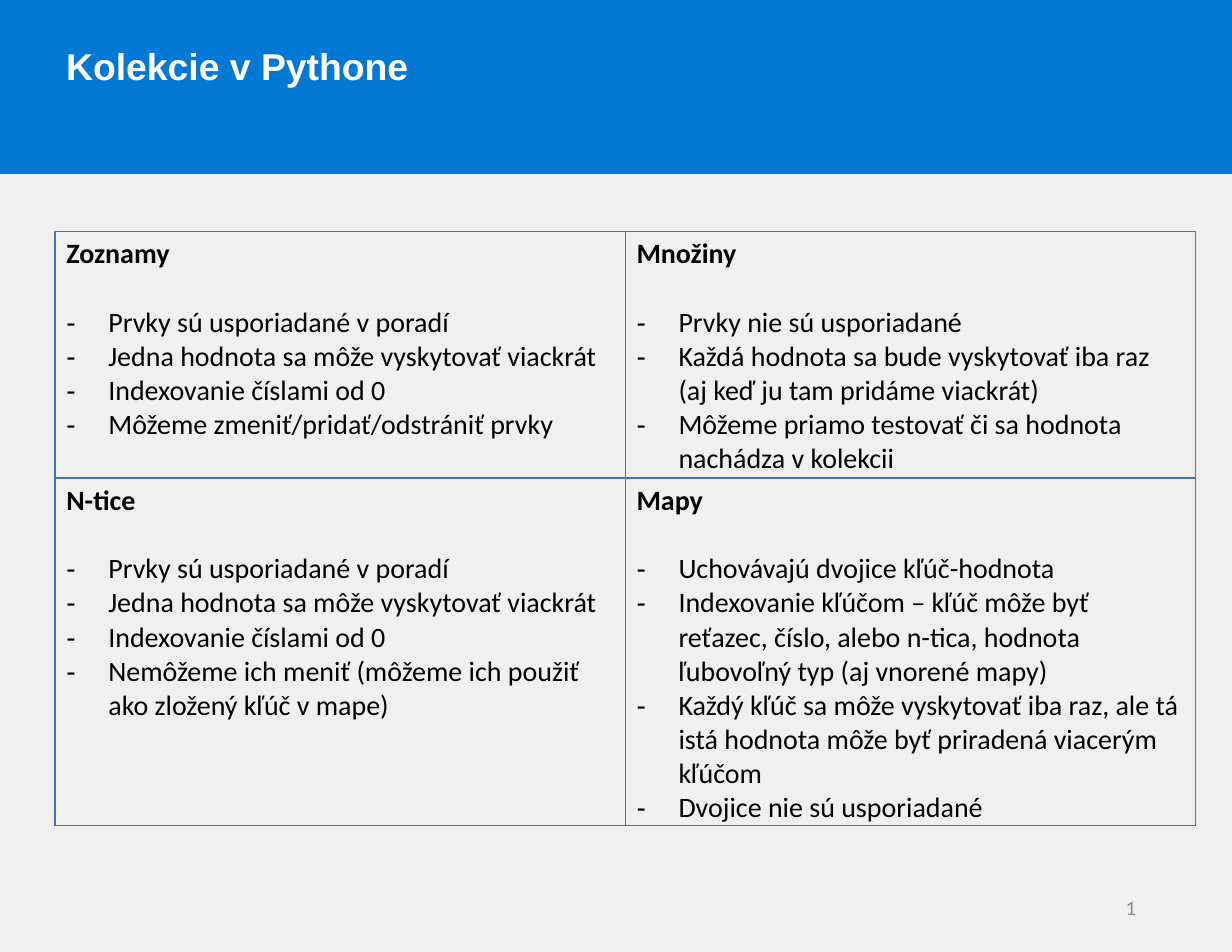
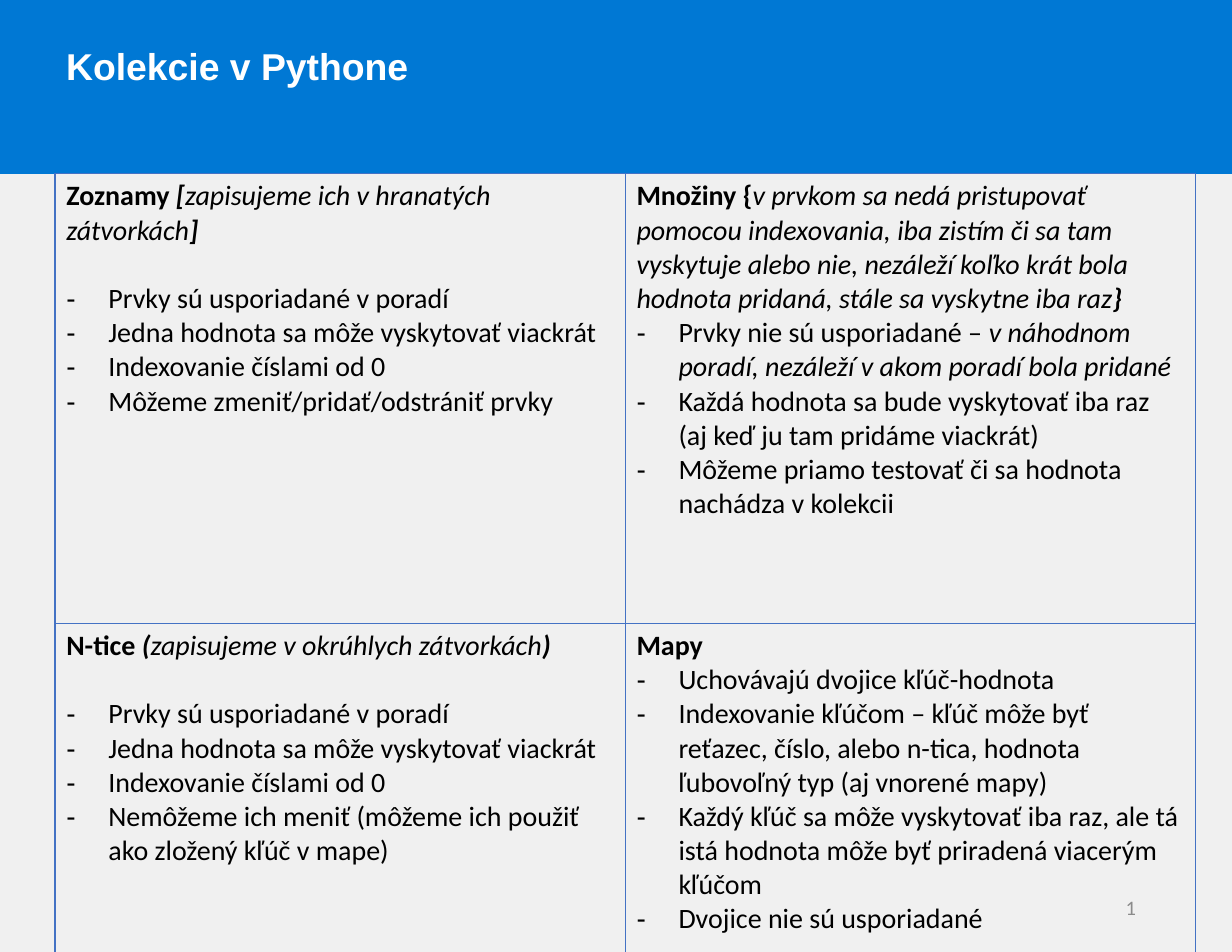
Before and after one commit to MichaellaSVK/WDA, a slide deck: slide 1 of 5/presentations/wda4.pptx. Drawn at 1232x952 pixels with LibreOffice and Linux fonts; fonts in the diff are those of the drawing. Boxes give left, top, right and bottom in pixels: in the first picture for what was removed or moved away, otherwise in the second. Text is boxed around its words. In the diff, an @@ line names an element or a change of style, - is before the commit and + after.

```diff
--- a/5/presentations/wda4.pptx
+++ b/5/presentations/wda4.pptx
@@ table at (x1=55, y1=174, x2=1195, y2=952) @@
-row 1, column 1: Zoznamy / Prvky sú usporiadané v poradí / Jedna hodnota sa môže vyskytovať viackrát / Indexovanie číslami od 0 / Môžeme zmeniť/pridať/odstrániť prvky
+row 1, column 1: Zoznamy [zapisujeme ich v hranatých zátvorkách] / Prvky sú usporiadané v poradí / Jedna hodnota sa môže vyskytovať viackrát / Indexovanie číslami od 0 / Môžeme zmeniť/pridať/odstrániť prvky
-row 1, column 2: Množiny / Prvky nie sú usporiadané / Každá hodnota sa bude vyskytovať iba raz (aj keď ju tam pridáme viackrát) / Môžeme priamo testovať či sa hodnota nachádza v kolekcii
+row 1, column 2: Množiny {v prvkom sa nedá pristupovať pomocou indexovania, iba zistím či sa tam vyskytuje alebo nie, nezáleží koľko krát bola hodnota pridaná, stále sa vyskytne iba raz} / Prvky nie sú usporiadané – v náhodnom poradí, nezáleží v akom poradí bola pridané / Každá hodnota sa bude vyskytovať iba raz (aj keď ju tam pridáme viackrát) / Môžeme priamo testovať či sa hodnota nachádza v kolekcii
-row 2, column 1: N-tice / Prvky sú usporiadané v poradí / Jedna hodnota sa môže vyskytovať viackrát / Indexovanie číslami od 0 / Nemôžeme ich meniť (môžeme ich použiť ako zložený kľúč v mape)
+row 2, column 1: N-tice (zapisujeme v okrúhlych zátvorkách) / Prvky sú usporiadané v poradí / Jedna hodnota sa môže vyskytovať viackrát / Indexovanie číslami od 0 / Nemôžeme ich meniť (môžeme ich použiť ako zložený kľúč v mape)
@@ table resized from (x1=55, y1=232, x2=1195, y2=883) to (x1=55, y1=174, x2=1195, y2=952) @@
```
Also in this commit, not shown: 2 other files.
